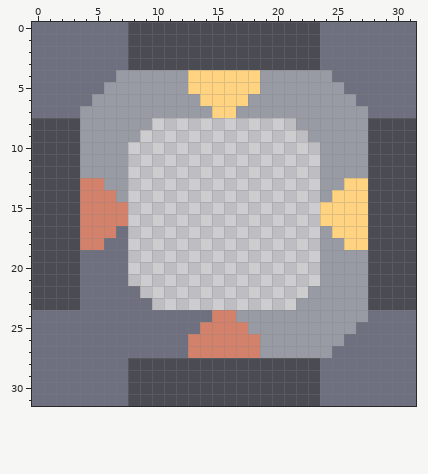
A pixel-art sprite gets an edit: assets/blocks/distribution/inverted-sorter.png. Above: the version before the commit.
The file is 32x32 pixels. Colours within 5 levels of each other are drawn and written as one.
And afterwards:
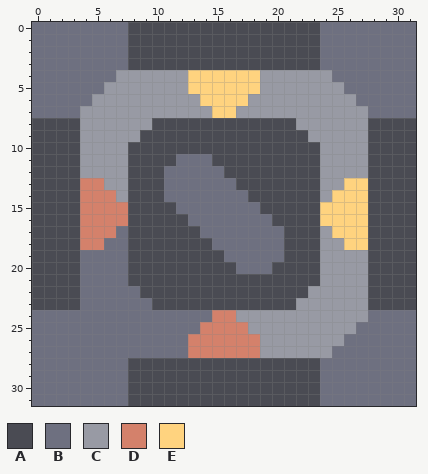
Palette (. is transparent): A #4a4b53  B #6e7080  C #989aa4  D #d4816b  E #ffd37f
Edits made:
{"y":8,"x":10,"old":"............","new":"AAAAAAAAAAAA"}
{"y":9,"x":9,"old":"..............","new":"AAAAAAAAAAAAAA"}
{"y":10,"x":8,"old":"................","new":"AAAAAAAAAAAAAAAA"}
{"y":11,"x":8,"old":"................","new":"AAAABBBAAAAAAAAA"}
{"y":12,"x":8,"old":"................","new":"AAABBBBBAAAAAAAA"}
{"y":13,"x":8,"old":"................","new":"AAABBBBBBAAAAAAA"}
{"y":14,"x":8,"old":"................","new":"AAABBBBBBBAAAAAA"}
{"y":15,"x":8,"old":"................","new":"AAAABBBBBBBAAAAA"}
{"y":16,"x":8,"old":"................","new":"AAAAABBBBBBBAAAA"}
{"y":17,"x":8,"old":"................","new":"AAAAAABBBBBBBAAA"}
{"y":18,"x":8,"old":"................","new":"AAAAAAABBBBBBAAA"}
{"y":19,"x":8,"old":"................","new":"AAAAAAAABBBBBAAA"}
{"y":20,"x":8,"old":"................","new":"AAAAAAAAABBBAAAA"}
{"y":21,"x":8,"old":"................","new":"AAAAAAAAAAAAAAAA"}
{"y":22,"x":9,"old":"..............","new":"AAAAAAAAAAAAAA"}
{"y":23,"x":10,"old":"............","new":"AAAAAAAAAAAA"}
{"label":"added","picture_box":[128,118,320,310]}
